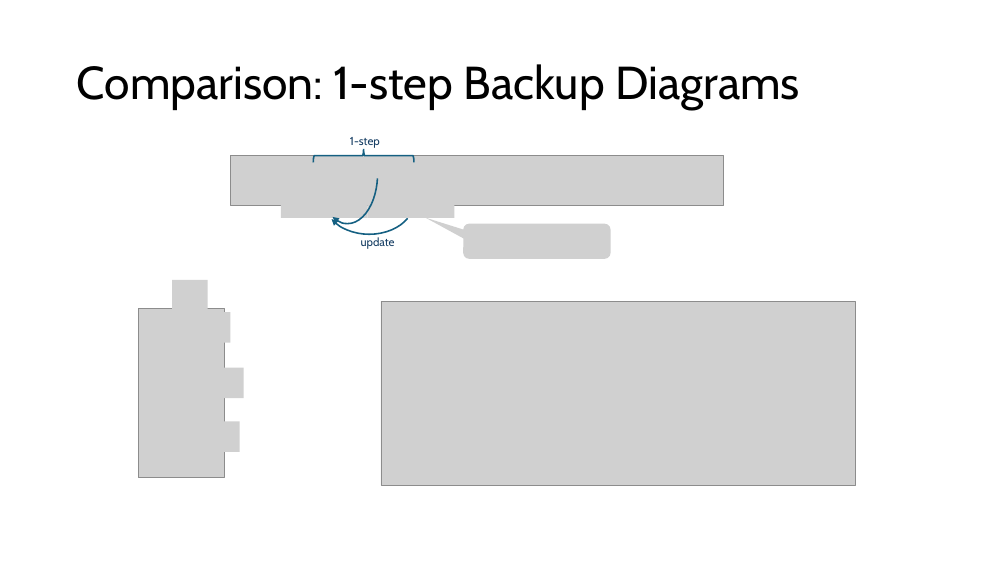
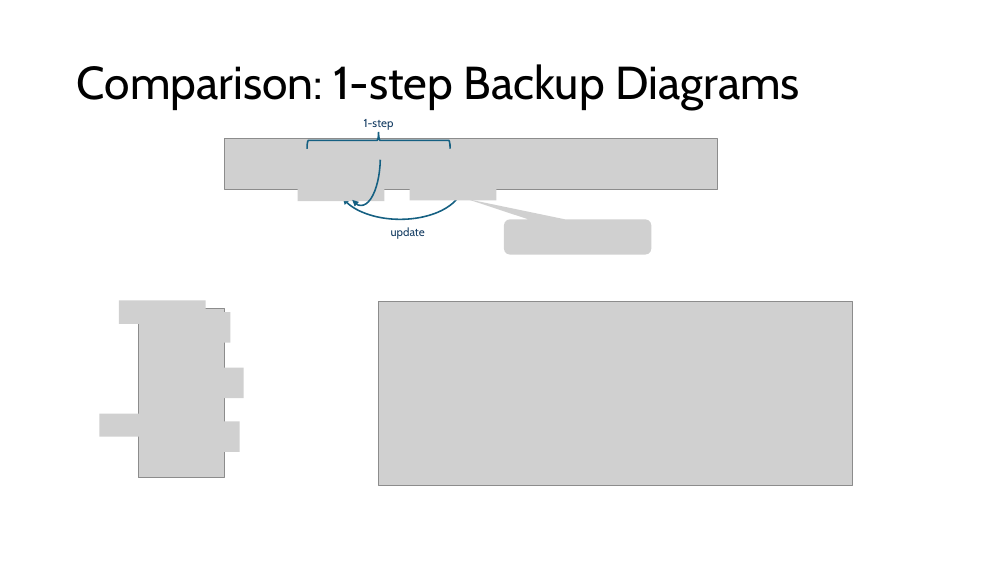
Before and after one commit to mhahsler/Introduction_to_Reinforcement_Learning, a slide deck: slide 20 of slides/Lecture_Chapter06.pptx (slide 18 before the commit). Drawn at 1008x567 pixels with LibreOffice and Linux fonts; fonts in the diff are those of the drawing; grey boxes stand for pictures. Boxes give left, top, right and bottom in pixels: in the first picture for what was removed or moved away, otherwise in the second. Text is boxed around its words. In the diff, an @@ line names an element or a change of style, - is before the commit and + after.

```diff
--- a/slides/Lecture_Chapter06.pptx
+++ b/slides/Lecture_Chapter06.pptx
@@ arc (boxed as its full ellipse): place and size @@
-arc (boxed as its full ellipse) at (318, 124, 377, 224)
+arc (boxed as its full ellipse) at (342, 108, 380, 206)
@@ arc (boxed as its full ellipse) at (342, 108, 380, 206): proportions changed @@
@@ text "1-step": place and size @@
-text "1-step" at (350, 137, 380, 148)
+text "1-step" at (364, 119, 394, 130)
@@ picture: place and size @@
-picture at (231, 156, 724, 206)
+picture at (225, 139, 718, 189)
@@ right brace: place and size @@
-right brace at (313, 149, 414, 162)
+right brace at (307, 132, 450, 149)
@@ arc (boxed as its full ellipse) at (338, 149, 464, 219): proportions changed @@
@@ arc (boxed as its full ellipse): place and size @@
-arc (boxed as its full ellipse) at (324, 169, 414, 234)
+arc (boxed as its full ellipse) at (338, 149, 464, 219)
@@ picture added at (298, 178, 385, 201) @@
@@ picture added at (410, 178, 497, 200) @@
@@ picture removed at (281, 195, 368, 218) @@
@@ picture removed at (368, 195, 454, 218) @@
@@ text "update": place and size @@
-text "update" at (361, 237, 395, 249)
+text "update" at (391, 227, 425, 239)
@@ picture: place and size @@
-picture at (464, 224, 611, 259)
+picture at (504, 219, 652, 255)
@@ picture removed at (172, 280, 208, 310) @@
@@ picture added at (119, 300, 206, 324) @@
@@ picture added at (100, 414, 187, 436) @@
```
Also in this commit, not shown: 9 other slides changed, 6 slides added, 4 slides removed, 11 other files.
